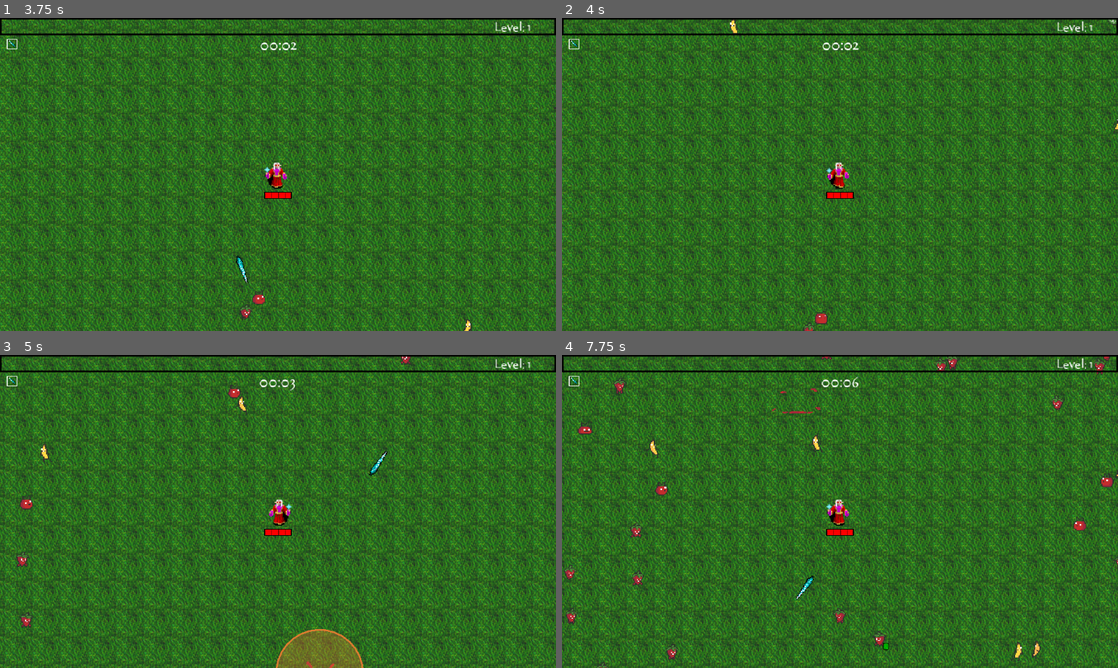
Above: before the commit, frames 1-4 (two rows, left to right).
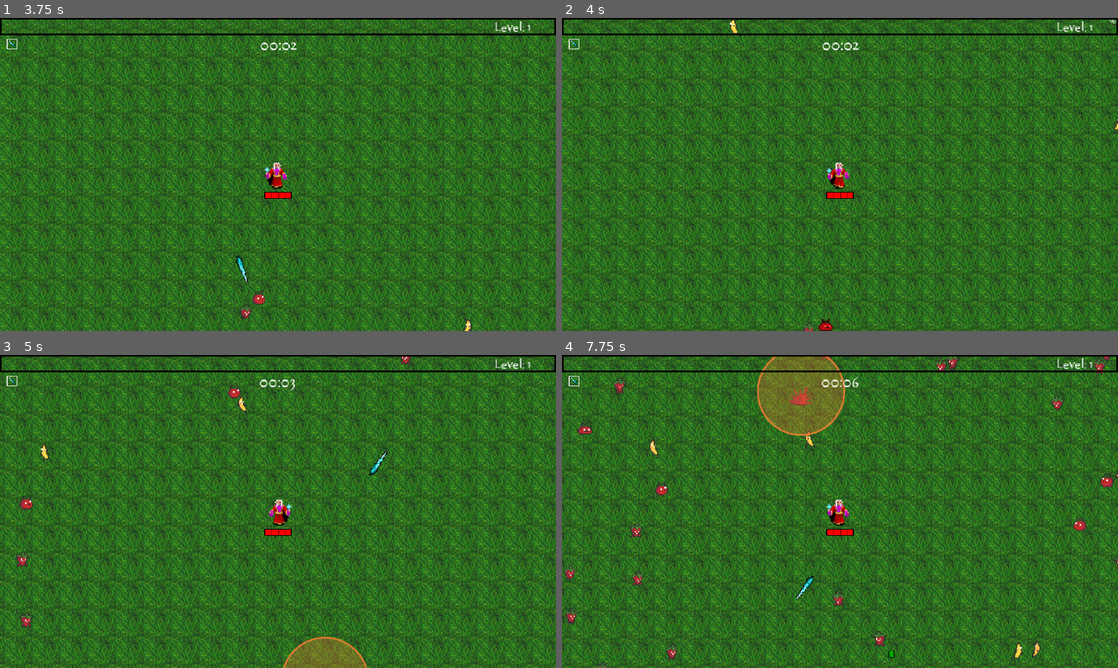
Above: after the commit, the same moments.

Repository: liduwang0/SurvivorsClone_Complete-main
Game: Godot game, scene res://TitleScreen/menu.tscn
Same seed, same stepped clock (60 frames per second), same inputs: the game is played once before the commit and once after it. Sound files missing from this copy of the repository are replaced by a short silence.
Inputs (mouse positions are in pixels of both pictures, inside the frame that each line leads up to):
- Up to frame 1 (3.75 s): click "Play" at 0.5 s; move the mouse to (400, 158) at 1.27 s; hold D (right) 1.28-2.03 s; click (400, 158) at 1.35 s; move the mouse to (166, 190) at 2.02 s; hold S (down) 2.03-2.78 s; click (166, 190) at 2.1 s; move the mouse to (333, 105) at 2.77 s; hold D (right) 2.78-3.53 s; click (333, 105) at 2.85 s; move the mouse to (250, 237) at 3.52 s; hold W (up) from 3.53 s (still down); click (250, 237) at 3.6 s
- Up to frame 2 (4 s): keep holding W (up)
- Up to frame 3 (5 s): move the mouse to (444, 558) at 4.27 s; release W (up) at 4.28 s; hold A (left) from 4.28 s (still down); click (444, 558) at 4.35 s
- Up to frame 4 (7.75 s): move the mouse to (673, 464) at 5.02 s; click (673, 464) at 5.1 s; move the mouse to (867, 511) at 5.77 s; release A (left) at 5.78 s; hold S (down) 5.78-6.53 s; click (867, 511) at 5.85 s; move the mouse to (756, 433) at 6.52 s; hold D (right) 6.53-7.28 s; click (756, 433) at 6.6 s; move the mouse to (962, 495) at 7.27 s; hold W (up) from 7.28 s (still down); click (962, 495) at 7.35 s

Frame 1 is identical in both runs. In frame 2, 0.1% of the frame differs, in the area x 45-49%, y 93-100%; in frame 3, 0.6%; in frame 4, 3.5%, in the area x 35-60%, y 0-97%.

Commit message:
fix bug tomato doesn't blink when hit

Diff:
--- a/Enemy/enemy_explode.gd
+++ b/Enemy/enemy_explode.gd
@@ -212,6 +212,12 @@
 func _on_hurt_box_hurt(damage, angle, knockback_amount):
 	hp -= damage
 	knockback = angle * knockback_amount  # 设置击退值
+
+		# 在这里添加受伤变红效果 ↓↓↓
+	sprite.modulate = Color(1, 0.3, 0.3, 1)  # 变红
+	await get_tree().create_timer(0.2).timeout
+	sprite.modulate = Color(1, 1, 1, 1)  # 恢复正常
+
 	if hp <= 0:
 		if not is_dead:  # 防止多次调用
 			death()
